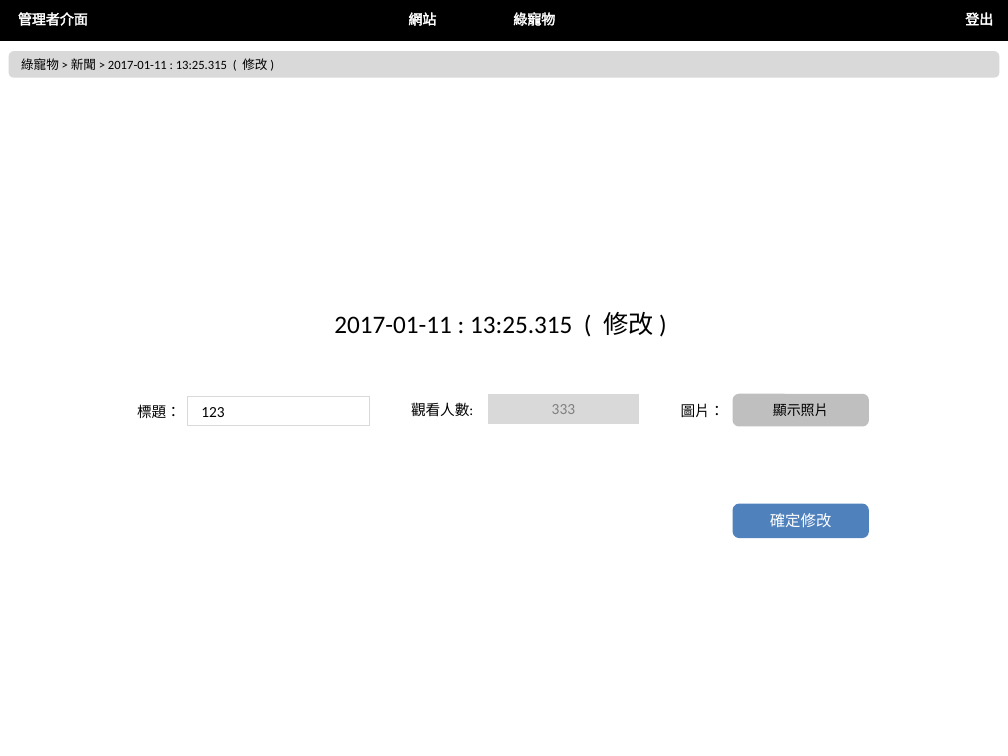
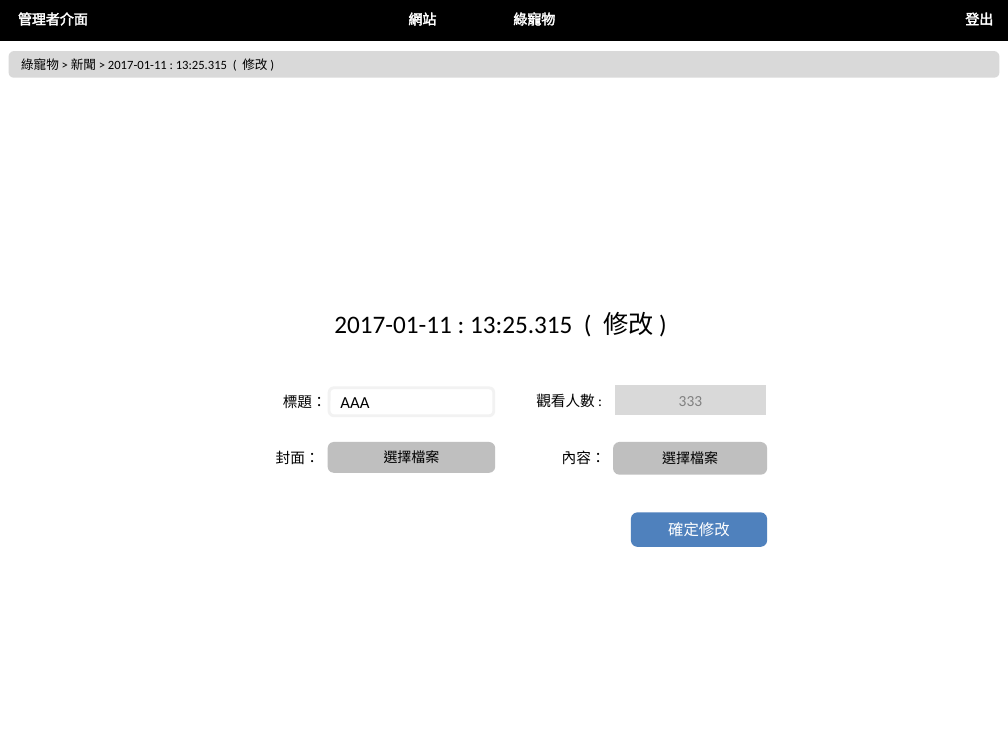
Before and after one commit to nexstar/XMind, a slide deck: slide 18 of 最終後台版型.pptx. Drawn at 1008x756 pixels with LibreOffice and Linux fonts; fonts in the diff are those of the drawing. Boxes give left, top, right and bottom in pixels: in the first picture for what was removed or moved away, otherwise in the second. Text is boxed around its words. In the diff, an @@ line names an element or a change of style, - is before the commit and + after.

```diff
--- a/最終後台版型.pptx
+++ b/最終後台版型.pptx
@@ text "標題：": place and size @@
-text "標題：" at [137,404,181,418]
+text "標題：" at [283,394,327,408]
@@ text "標題：" at [283,394,327,408]: alignment left to centre @@
@@ rounded rectangle added at [330,388,494,416], fill #FFFFFF, outline #F2F2F2 2 pt, 12 pt, text #000000 @@
+AAA
@@ rectangle "333": place and size @@
-rectangle "333" at [488,394,638,423]
+rectangle "333" at [615,386,765,415]
@@ rectangle removed at [187,397,369,426] @@
-123
@@ text at [536,393,594,408]: spaces changed @@
-觀看人數:
+觀看人數 :
@@ text removed at [681,403,725,417] @@
-圖片：
@@ rounded rectangle removed at [734,395,867,425] @@
-顯示照片
@@ rounded rectangle added at [330,444,494,472], fill #BFBFBF, outline #BFBFBF 2 pt, 10 pt, text #000000 @@
+選擇檔案
@@ rounded rectangle added at [615,444,766,474], fill #BFBFBF, outline #BFBFBF 2 pt, 10 pt, text #000000 @@
+選擇檔案
@@ text added at [276,450,320,464], 10.5 pt, text #000000 @@
+封面：
@@ text added at [562,450,606,464], 10.5 pt, text #000000 @@
+內容：
@@ rounded rectangle "確定修改": place and size @@
-rounded rectangle "確定修改" at [734,505,867,536]
+rounded rectangle "確定修改" at [632,514,765,545]
```
Also in this commit, not shown: 4 other slides changed, 4 other files.
